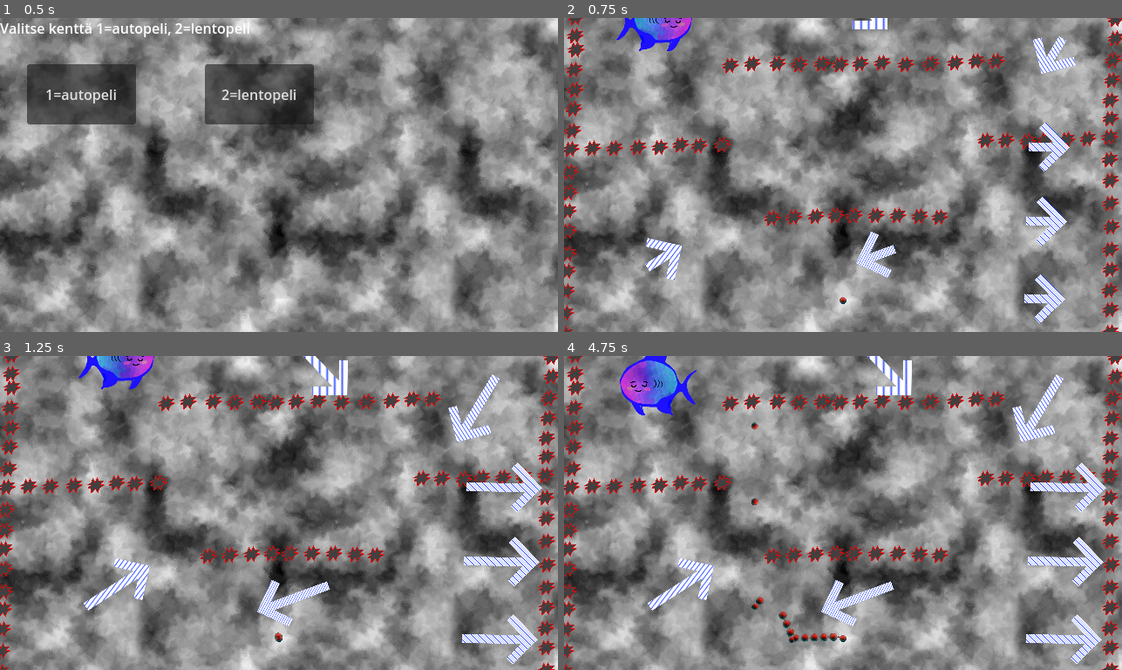
Above: before the commit, frames 1-4 (two rows, left to right).
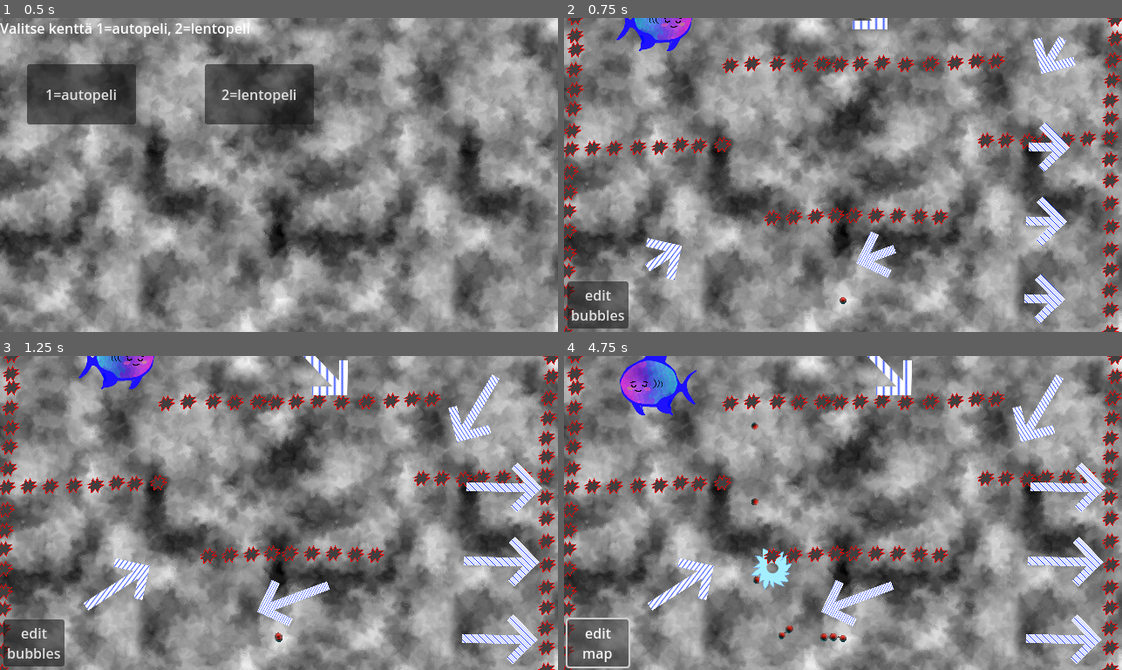
Above: after the commit, the same moments.

Repository: Raattis/ggj25
Game: Godot game, scene res://paavalikko.tscn
Two runs of this game, one before a commit and one after it. Both use one fixed random seed, a clock stepped at 60 frames per second and the inputs below. The engine's default icon, where the game draws it, is replaced by a stand-in: a white triangle on a blue panel in a dark square.
Inputs (mouse positions are in pixels of both pictures, inside the frame that each line leads up to):
- Up to frame 1 (0.5 s): no input
- Up to frame 2 (0.75 s): click "1=autopeli" at 0.5 s
- Up to frame 3 (1.25 s): no input
- Up to frame 4 (4.75 s): click (597, 641) at 1.25 s, where only the run after the commit has a clickable "edit bubbles"; click (597, 641) at 2 s, where only the run after the commit has a clickable "edit map"; click (597, 641) at 2.75 s, where only the run after the commit has a clickable "edit bubbles"; click (597, 641) at 3.5 s, where only the run after the commit has a clickable "edit map"; click (597, 641) at 4.25 s, where only the run after the commit has a clickable "edit bubbles"

Frame 1 is identical in both runs. In frame 2, 1.5% of the frame differs, in the area x 0-12%, y 83-99%; in frame 3, 1.5%; in frame 4, 2.4%, in the area x 0-46%, y 61-100%.

Commit message:
clean up

Diff:
--- a/godot-project/project.godot
+++ b/godot-project/project.godot
@@ -70,6 +70,11 @@
 "events": [Object(InputEventKey,"resource_local_to_scene":false,"resource_name":"","device":-1,"window_id":0,"alt_press …(191 unchanged characters)…
 ]
 }
+mode_switch={
+"deadzone": 0.2,
+"events": [Object(InputEventKey,"resource_local_to_scene":false,"resource_name":"","device":0,"window_id":0,"alt_pressed":false,"shift_pressed":false,"ctrl_pressed":false,"meta_pressed":false,"pressed":false,"keycode":0,"physical_keycode":4194306,"key_label":0,"unicode":0,"location":0,"echo":false,"script":null)
+]
+}
 
 [physics]
 
--- a/godot-project/riku/kursori.gd
+++ b/godot-project/riku/kursori.gd
@@ -1,3 +1,4 @@
+class_name Kursori
 extends Node2D
 
 @onready var target :Cluster= $"../cluster"
@@ -87,7 +88,7 @@
 
 const SIIRRELTAVA = preload("res://riku/siirreltava.tscn")
 func _input(event: InputEvent):
-	if event is InputEventMouseButton and event.double_click and event.button_index == MOUSE_BUTTON_RIGHT:
+	if event is InputEventMouseButton and event.double_click and event.button_index == MOUSE_BUTTON_LEFT and not bubbles_add_mode:
 		var siirreltava := SIIRRELTAVA.instantiate()
 		$"..".find_child("siirreltavat", true).add_child(siirreltava)
 		siirreltava.global_position = get_global_mouse_position()
--- a/godot-project/riku/maailma.tscn
+++ b/godot-project/riku/maailma.tscn
@@ -1,12 +1,13 @@
-[gd_scene load_steps=9 format=3 uid="uid://cqcs45ssbagov"]
+[gd_scene load_steps=10 format=3 uid="uid://cqcs45ssbagov"]
 
 [ext_resource type="PackedScene" uid="uid://dafehync2qrhk" path="res://riku/kursori.tscn" id="1_c3fsg"]
 [ext_resource type="Script" uid="uid://ctngu81qq6mn4" path="res://riku/cluster.gd" id="1_v0xw8"]
-[ext_resource type="Script" uid="uid://0jsxf63umreb" path="res://riku/maailma.gd" id="1_w20kg"]
+[ext_resource type="Script" path="res://riku/maailma.gd" id="1_w20kg"]
 [ext_resource type="PackedScene" uid="uid://daq0pfywwl0eb" path="res://riku/kupla_gfx.tscn" id="2_cspln"]
 [ext_resource type="PackedScene" uid="uid://cdh1dxarb8aqr" path="res://riku/kupla_coll.tscn" id="3_h4tqo"]
 [ext_resource type="PackedScene" uid="uid://bcrrmnmev2k1t" path="res://kentat/kenta_kahdeksikko.tscn" id="4_1f6c8"]
-[ext_resource type="PackedScene" uid="uid://b684m0s4us8kb" path="res://vesa/kalanen.tscn" id="10_em6w7"]
+[ext_resource type="PackedScene" uid="uid://blhgyhqy0sdsu" path="res://riku/mode_switch.tscn" id="8_w20kg"]
+[ext_resource type="PackedScene" uid="uid://dx66bfx2xx7hu" path="res://vesa/kalanen.tscn" id="10_em6w7"]
 [ext_resource type="Script" uid="uid://ckt0usd1iobuf" path="res://riku/drag_kamera.gd" id="11_msu6y"]
 
 [node name="maailma" type="Node2D"]
@@ -45,4 +46,8 @@
 
 [node name="kenta_kahdeksikko" parent="." instance=ExtResource("4_1f6c8")]
 
+[node name="mode_switch" parent="." instance=ExtResource("8_w20kg")]
+z_index = 1
+
 [connection signal="body_entered" from="cluster" to="cluster" method="_on_body_entered"]
+[connection signal="pressed" from="mode_switch" to="mode_switch" method="_on_pressed"]
--- a/godot-project/riku/mode_switch.gd
+++ b/godot-project/riku/mode_switch.gd
@@ -1,9 +1,11 @@
 extends Button
 
-func _on_button_down():
+func _on_pressed():
+	var kursori :Kursori= get_tree().root.get_node("maailma/kursori")
 	kursori.bubbles_add_mode = not kursori.bubbles_add_mode
 	text = "edit\nbubbles" if kursori.bubbles_add_mode else "edit\nmap"
+	print("hIIII")
 
 func _input(event):
 	if event.is_action_pressed("mode_switch"):
-		_on_button_down()
+		_on_pressed()
--- /dev/null
+++ b/godot-project/riku/mode_switch.tscn
@@ -0,0 +1,12 @@
+[gd_scene load_steps=2 format=3 uid="uid://blhgyhqy0sdsu"]
+
+[ext_resource type="Script" uid="uid://dx6t4rudo5lo6" path="res://riku/mode_switch.gd" id="1_akycu"]
+
+[node name="mode_switch" type="Button"]
+offset_left = 4.0
+offset_top = 302.0
+offset_right = 74.0
+offset_bottom = 356.0
+text = "edit
+bubbles"
+script = ExtResource("1_akycu")
--- a/godot-project/riku/siirreltava.gd
+++ b/godot-project/riku/siirreltava.gd
@@ -5,12 +5,14 @@
 var start := Vector2(0,0)
 var done_stuff := false
 
+var kursori :Node2D= null
+
 @export var TYYPIT :Array[PackedScene]
 var tyyppi :int= -1
 var obu :Node2D= null
 
 func _ready():
-	#kursori = get_tree().root.find_child("kursori", true)
+	kursori = get_tree().root.get_node("maailma/kursori")
 	next()
 
 func next():
@@ -22,11 +24,11 @@
 	obu.position = Vector2(0,0)
 
 func _process(_delta):
-	#if kursori.bubbles_add_mode:
-	#	dragging = false
-	#	return
+	if kursori.bubbles_add_mode:
+		dragging = false
+		return
 
-	if dragging and Input.is_mouse_button_pressed(MOUSE_BUTTON_RIGHT):
+	if dragging and Input.is_mouse_button_pressed(MOUSE_BUTTON_LEFT):
 		global_position = get_global_mouse_position() + offset
 	else:
 		if dragging and (start - get_global_mouse_position()).length() < 3 and not done_stuff:
@@ -37,21 +39,21 @@
 	return ((get_global_mouse_position() - global_position) * scale).length() < ($CollisionShape2D.shape as CircleShape2D).radius
 
 func _input(event : InputEvent):
-	#if kursori.bubbles_add_mode:
-	#	return
+	if kursori.bubbles_add_mode:
+		return
 
 	if event is InputEventMouse and dragging:
 		if event.is_pressed() and (event.button_index == MOUSE_BUTTON_WHEEL_UP or event.button_index == MOUSE_BUTTON_WHEEL_DOWN):
 			var rot := 1.0 if event.button_index == MOUSE_BUTTON_WHEEL_UP else -1.0
 			obu.rotate(rot * PI / 16)
 			done_stuff = true
-		if event.is_pressed() and (event.button_index == MOUSE_BUTTON_LEFT):
+		if event.is_pressed() and (event.button_index == MOUSE_BUTTON_RIGHT):
 			queue_free()
 			done_stuff = true
 
 	if event is InputEventMouse:
 		if event is InputEventMouseButton and event.pressed and is_mouse_over():
-			if (event as InputEventMouseButton).button_index == MOUSE_BUTTON_RIGHT:
+			if (event as InputEventMouseButton).button_index == MOUSE_BUTTON_LEFT:
 				dragging = true
 				done_stuff = false
 				start = get_global_mouse_position()
Not shown: 1 places in godot-project/paavalikko.tscn that only renumber resources
